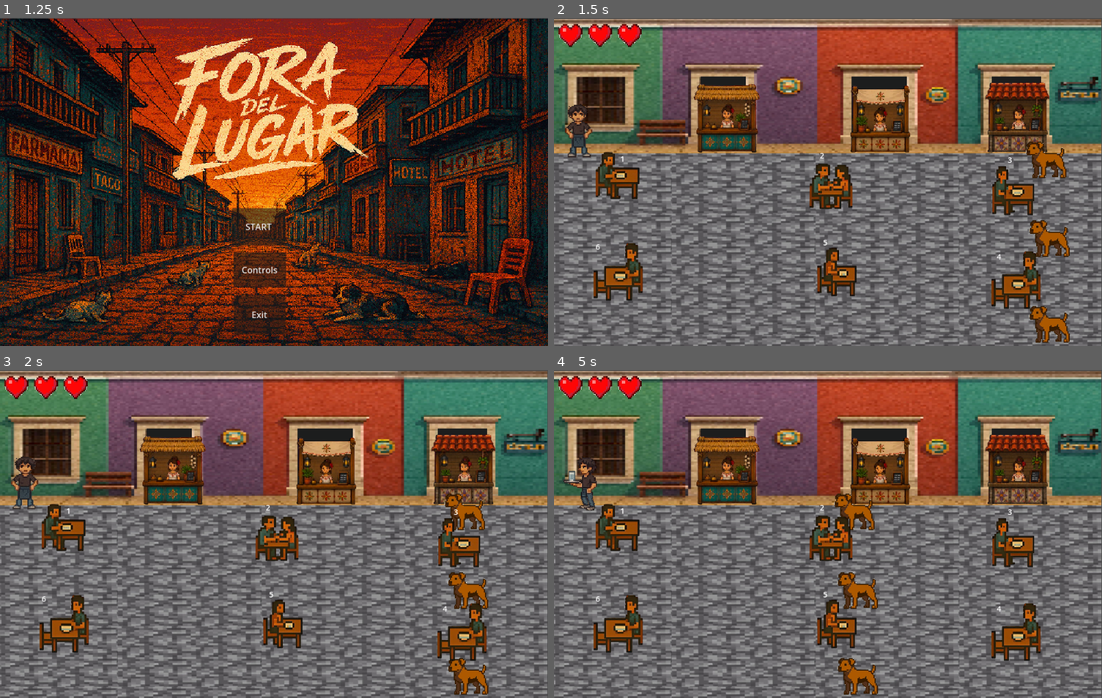
Above: before the commit, frames 1-4 (two rows, left to right).
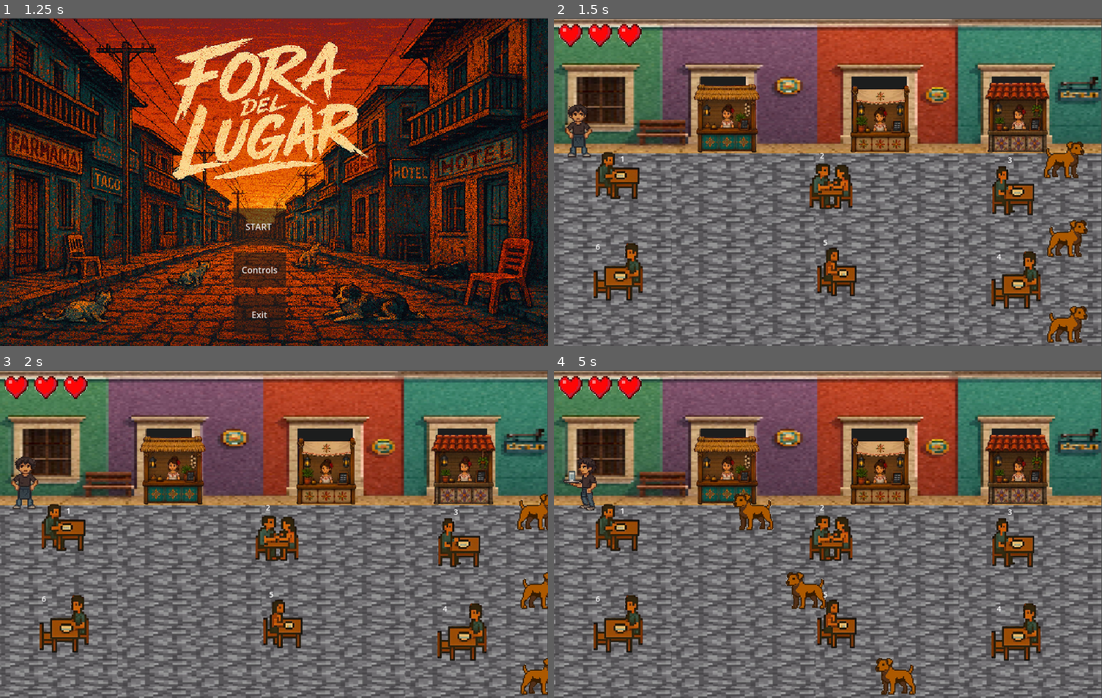
Above: after the commit, the same moments.

Repository: Aldair-Canul/Facultad-de-Ingenieria---Fora-de-Lugar
Game: Godot game, scene res://Scenes/Menu/intro_video.tscn
Two runs of this game, one before a commit and one after it. Both use one fixed random seed, a clock stepped at 60 frames per second and the inputs below. Video files are missing from this copy of the repository; at most half a second of black plays in their place.
Inputs:
- Up to frame 1 (1.25 s): tap Enter at 0.5 s; hold Right from 0.53 s (still down)
- Up to frame 2 (1.5 s): release Right at 1.25 s; click "START" at 1.25 s
- Up to frame 3 (2 s): no input
- Up to frame 4 (5 s): hold Down 2.03-2.78 s; hold Right 2.78-3.53 s; hold Up 3.53-4.28 s; hold Left from 4.28 s (still down)

Frame 1 is identical in both runs. In frame 2, 2.2% of the frame differs, in the area x 86-98%, y 37-99%; in frame 3, 2.5%; in frame 4, 3.0%, in the area x 32-66%, y 37-99%.

Commit message:
El perrito corre mas rapido

Diff:
--- a/Proyecto-Infomatrix/Godot-Engine/Scenes/Mini_Juego_Mesero/perrito.gd
+++ b/Proyecto-Infomatrix/Godot-Engine/Scenes/Mini_Juego_Mesero/perrito.gd
@@ -1,13 +1,27 @@
 extends Area2D
 
 @export var velocidad = 100
-@export var limite_izquierdo = 100
-@export var limite_derecho = 500
+@export var limite_izquierdo = 0
+@export var limite_derecho = 1152
 
 var direccion = 1 # 1 es derecha, -1 es izquierda
 
+# --- NUEVA VARIABLE ---
+# Este cronómetro acumula los segundos para saber cuándo cambiar de ritmo
+var tiempo_para_acelerar = 0.0
+
 func _process(delta):
-	# Movemos al perrito en el eje X
+	# --- NUEVO COMPORTAMIENTO IMPREDECIBLE ---
+	# Sumamos el tiempo que pasa en cada fotograma
+	tiempo_para_acelerar += delta
+
+	# Cada 1.5 segundos, el perrito decide cambiar su velocidad por sorpresa
+	if tiempo_para_acelerar > 1.5:
+		# randf_range elige un número al azar entre un trote lento (100) y una carrera rápida (350)
+		velocidad = randf_range(150, 500)
+		tiempo_para_acelerar = 0.0 # Reiniciamos el cronómetro
+
+	# Movemos al perrito en el eje X (usa la velocidad cambiante)
 	position.x += velocidad * direccion * delta
 
 	# Reproducimos la animación correcta según a dónde va
